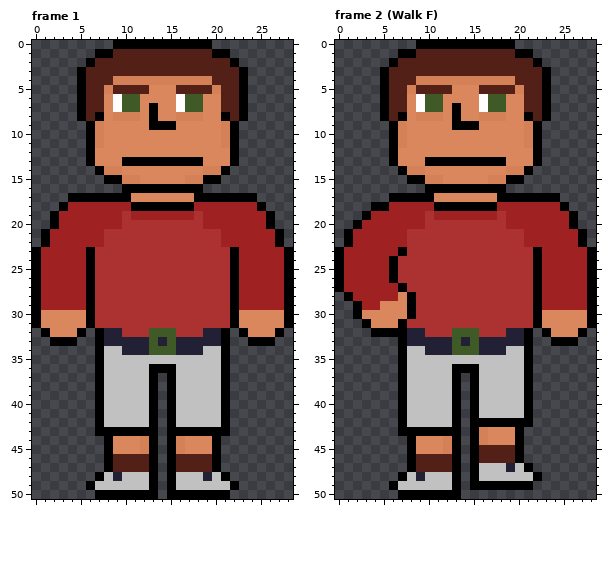
One commit to this pixel-art file: WIP/Doofus2.aseprite. Above, as it was before the edit.
29x51 pixels, 7 frames. Colours within 5 levels of each other are drawn and written as one. Shown: frame 1, frame 2 (Walk F). The commit also changed other frames, which this record leaves out.
The same view after the edit:
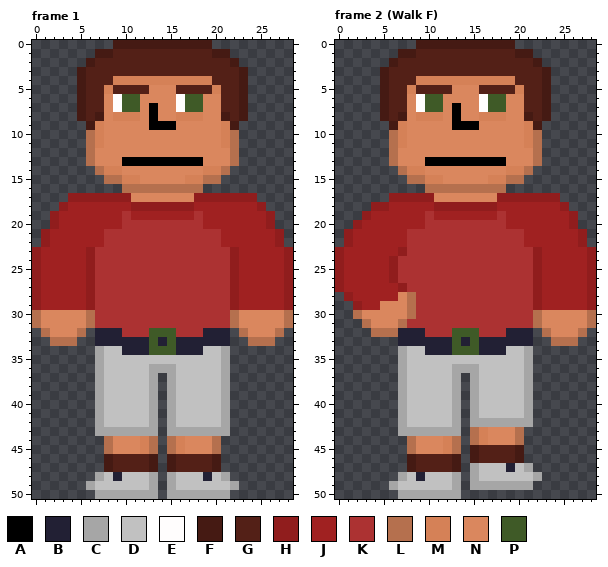
Palette (. is transparent): A #000000  B #222034  C #a6a6a6  D #c1c1c1  E #fffdfd  F #451a13  G #532017  H #901d1d  J #a02121  K #ac3232  L #b5704e  M #d58157  N #da875e  P #3f5a27
Diff:
Frame 1:
Colour B replaces colour A in rows 32 to 33 at x 7 and 21.
Colour C replaces colour A in rows 34 to 35 at x 7 and 21; in row 36 at x 7, 13 to 15 and 21; in rows 37 to 42 at x 7, 13, 15 and 21; in row 43 at x 7 to 13 and 15 to 21; in row 48 at x 7, 13, 15 and 21; in row 49 at x 6, 13, 15 and 22.
Colour C replaces colour A in row 50 at x 7 to 13 and 15 to 21.
Colour F replaces colour A in row 0 at x 9 to 19; in row 1 at x 7 to 8 and 20 to 21; in row 2 at x 6 and 22; in rows 3 to 7 at x 5 and 23; in row 8 at x 5, 7, 21 and 23; in row 9 at x 6 and 22.
Colour F replaces colour A in rows 46 to 47 at x 8, 13, 15 and 20.
Colour H replaces colour A in row 17 at x 4 to 10 and 18 to 24; in row 18 at x 3, 11 to 17 and 25; in rows 19 to 20 at x 2 and 26; in rows 21 to 22 at x 1 and 27; in rows 23 to 29 at x 0, 6, 22 and 28.
Colour L replaces colour A in rows 10 to 13 at x 6 and 22; in row 14 at x 7 and 21; in row 15 at x 8 to 9 and 19 to 20; in row 16 at x 10 to 18; in rows 30 to 31 at x 0, 6, 22 and 28; in row 32 at x 1, 5, 23 and 27.
Colour L replaces colour A in row 33 at x 2 to 4 and 24 to 26; in rows 44 to 45 at x 8, 13, 15 and 20.
Frame 2 (Walk F):
Colour B replaces colour A in rows 32 to 33 at x 7 and 21.
Colour C replaces colour A in rows 34 to 35 at x 7 and 21; in row 36 at x 7, 13 to 15 and 21; in rows 37 to 41 at x 7, 13, 15 and 21; in row 42 at x 7, 13 and 15 to 21; in row 43 at x 7 to 13; in row 47 at x 15 and 21.
Colour C replaces colour A in row 48 at x 7, 13, 15 and 22; in row 49 at x 6, 13 and 15 to 21; in row 50 at x 7 to 13.
Colour F replaces colour A in row 0 at x 9 to 19; in row 1 at x 7 to 8 and 20 to 21; in row 2 at x 6 and 22; in rows 3 to 7 at x 5 and 23; in row 8 at x 5, 7, 21 and 23; in row 9 at x 6 and 22.
Colour F replaces colour A in row 45 at x 15 and 20; in row 46 at x 8, 13, 15 and 20; in row 47 at x 8 and 13.
Colour H replaces colour A in row 17 at x 6 to 10 and 18 to 24; in row 18 at x 4 to 5, 11 to 17 and 25; in row 19 at x 3 and 26; in row 20 at x 2 and 26; in rows 21 to 22 at x 1 and 27; in row 23 at x 0, 7, 22 and 28.
Colour H replaces colour A in rows 24 to 26 at x 0, 6, 22 and 28; in row 27 at x 0, 7, 22 and 28; in row 28 at x 1, 22 and 28; in row 29 at x 2, 22 and 28.
Colour L replaces colour A in rows 10 to 13 at x 6 and 22; in row 14 at x 7 and 21; in row 15 at x 8 to 9 and 19 to 20; in row 16 at x 10 to 18; in rows 28 to 29 at x 8; in row 30 at x 2, 8, 22 and 28.
Colour L replaces colour A in row 31 at x 3, 7, 22 and 28; in row 32 at x 4 to 6, 23 and 27; in row 33 at x 24 to 26; in row 43 at x 15 and 20; in row 44 at x 8, 13, 15 and 20; in row 45 at x 8 and 13.
Pixel boxes of the changes (left, top, right, bottom) in both pictures:
changed: (32, 40, 293, 499)
changed: (335, 40, 596, 499)
